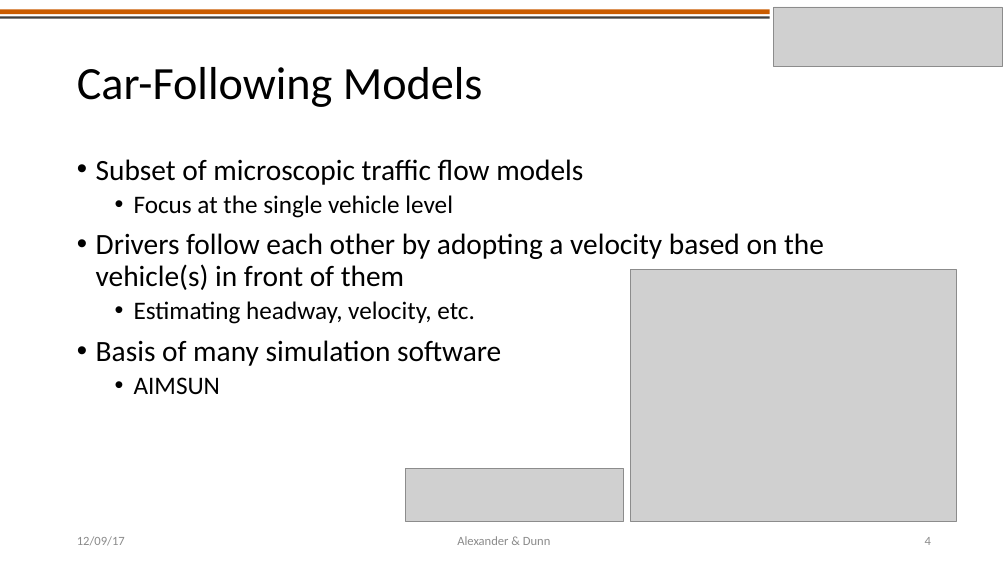
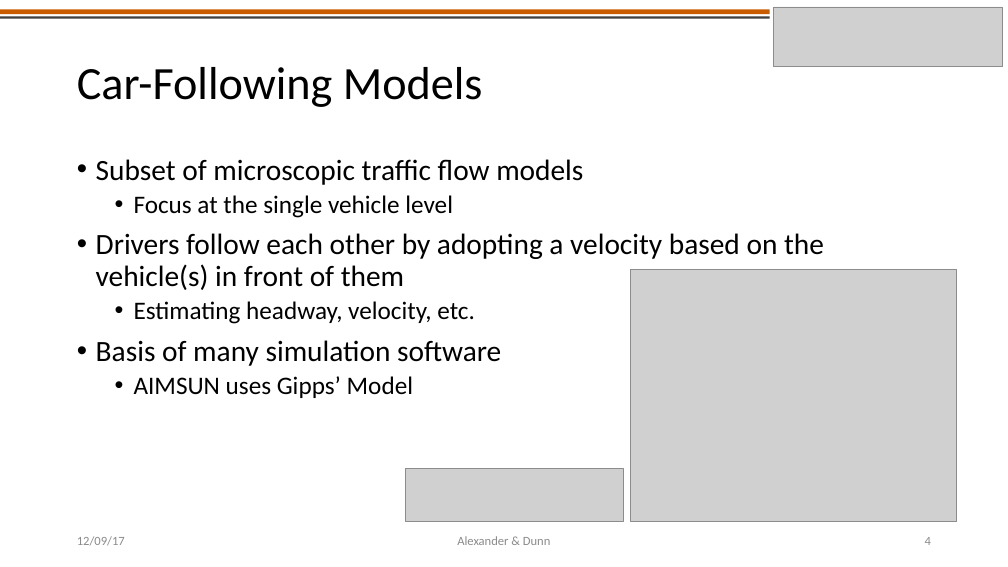
Before and after one commit to americalexander/mrFinishLine, a slide deck: slide 4 of CE391F_project_presentation_alexander_dunn.pptx. Drawn at 1008x567 pixels with LibreOffice and Linux fonts; fonts in the diff are those of the drawing; grey boxes stand for pictures. Boxes give left, top, right and bottom in pixels: in the first picture for what was removed or moved away, otherwise in the second. Text is boxed around its words. In the diff, an @@ line names an element or a change of style, - is before the commit and + after.

```diff
--- a/CE391F_project_presentation_alexander_dunn.pptx
+++ b/CE391F_project_presentation_alexander_dunn.pptx
@@ text at box(134, 376, 413, 398): text changed @@
-  • AIMSUN
+  • AIMSUN uses Gipps’ Model
```
Also in this commit, not shown: 2 other slides changed, 6 other files.
